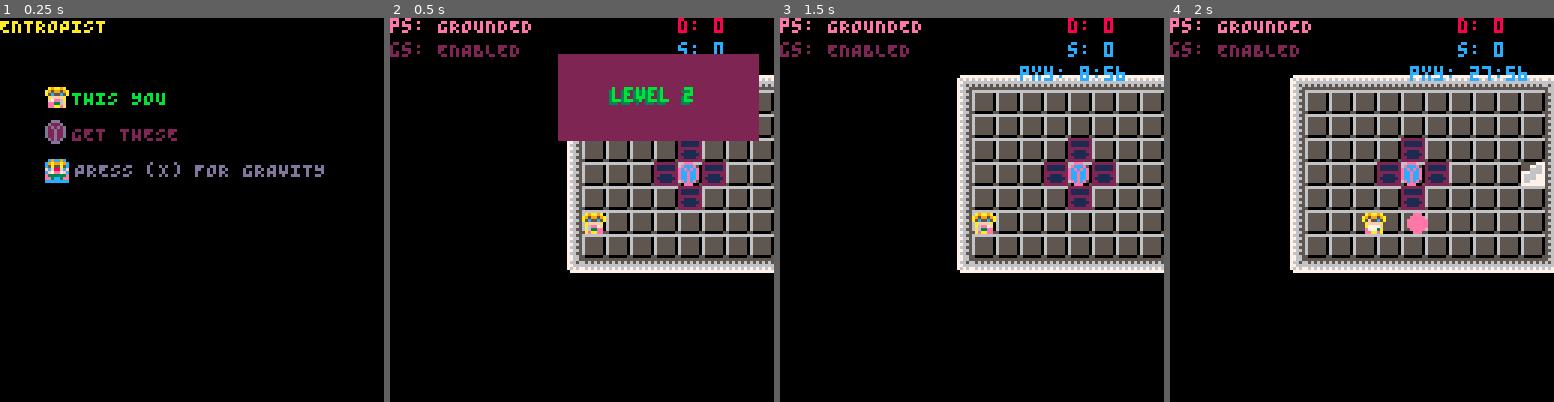
Above: before the commit, frames 1-4 (left to right).
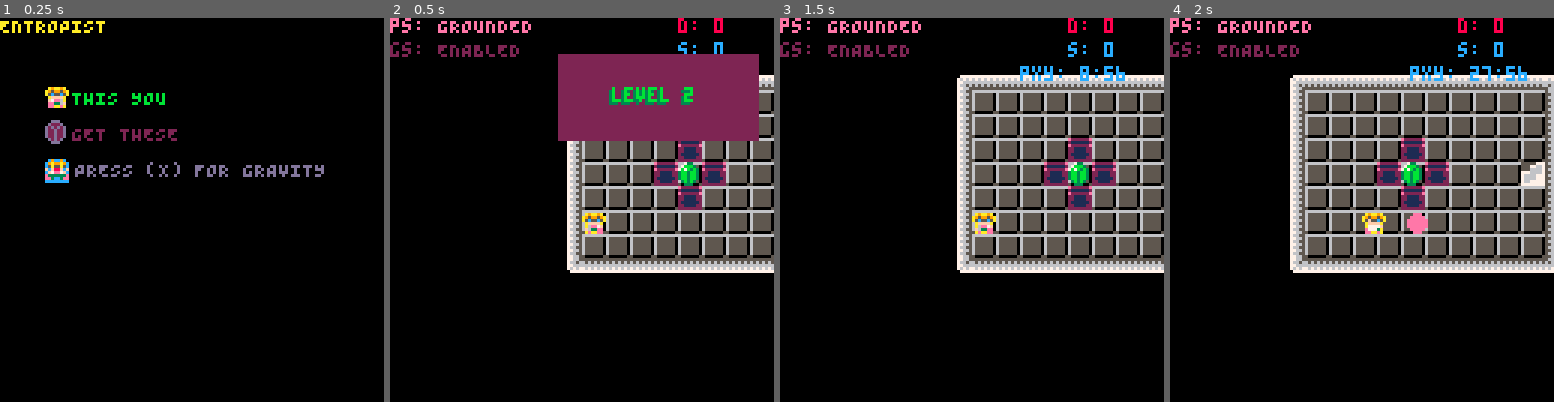
Above: after the commit, the same moments.

Repository: kitasuna/pico8-ttuor
Game: PICO-8 cartridge main.p8
Two runs of this game, one before a commit and one after it. Both use one fixed random seed, a clock stepped at 60 frames per second and the inputs below.
Inputs:
- Up to frame 1 (0.25 s): no input
- Up to frame 2 (0.5 s): tap X (X key) at 0.33 s
- Up to frame 3 (1.5 s): tap O (Z key) at 0.7 s; tap X (X key) at 1.07 s
- Up to frame 4 (2 s): hold Right from 1.6 s (still down); tap O (Z key) at 1.7 s; tap X (X key) at 1.85 s

Frame 1 is identical in both runs. In frame 2, 0.6% of the frame differs, in the area x 68-88%, y 32-47%; in frame 3, 0.6%, in the area x 68-88%, y 31-47%; in frame 4, 0.6%.

Commit message:
Remove unused event

Diff:
--- a/entity.lua
+++ b/entity.lua
@@ -24,12 +24,6 @@
 
   ent_man.handle_player_item_collision = function(payload)
       del(ent_man.ents, payload.entity)
-  end
-
-  ent_man.handle_ent_grav_collision = function(payload)
-    if fget(payload.entity.num, FLAG_ABSORBED_BY_GRAV) == true then
-      del(ent_man.ents, payload.entity)
-    end
   end
 
   ent_man.handle_level_init = function(payload)
--- a/grav.lua
+++ b/grav.lua
@@ -1,32 +1,13 @@
 function new_gravity_manager()
   local gm = {
-    gravities = {},
     projectiles = {},
     gbeam = nil,
     state = "ENABLED",
   }
 
   gm.reset = function()
-    gm.gravities = {}
-  end
-
-  -- Used to check for obstacle / gravity collision
-  gm.check_collision = function(obs)
-    for k, g in pairs(gm.gravities) do
-      if collides(obs, g) then
-        return true
-      end
-    end
-    return false
-  end
-
-  -- String -> { entity: Entity, grav: Gravity }
-  gm.handle_ent_grav_collision = function(payload)
-    for k, g in pairs(gm.gravities) do
-      if g == payload.grav then
-        -- g.grow()
-      end
-    end
+    gm.projectiles = {}
+    gm.gbeam = nil
   end
 
   -- String -> { projectile: Projectile }
@@ -35,9 +16,6 @@
   end
 
   gm.handle_player_death = function(payload)
-    for k, g in pairs(gm.gravities) do
-      del(gm.gravities, g)
-    end
     for k, g in pairs(gm.projectiles) do
       del(gm.projectiles, g)
     end
@@ -101,13 +79,6 @@
   end
 
   gm.update = function(level)
-    for k, g in pairs(gm.gravities) do
-      g.update()
-      if g.state == "DEAD" then
-        del(gm.gravities, g)
-      end
-    end
-
     if gm.gbeam != nil then
       gm.gbeam.update()
     end
--- a/main.p8
+++ b/main.p8
@@ -73,10 +73,6 @@
     ent.draw()
   end)
 
-  foreach(grav_man.gravities, function(grav)
-    grav.draw()
-  end)
-
   if grav_man.gbeam != nil then
     grav_man.gbeam.draw()
   end
@@ -147,12 +143,6 @@
         qm.ae("BEAM_PLAYER_COLLISION", { entity=ent })
       end
 
-      for j, grav in pairs(grav_man.gravities) do
-        if collides(grav, ent) then
-          qm.ae("ENTITY_GRAV_COLLISION", { entity=ent, grav=grav })
-        end
-      end
-
       for j, ent_inner in pairs(ent_man.ents) do
         if ent_inner.type == ENT_BEAM and ent.type == ENT_BOX and collides(ent, ent_inner) then
           qm.ae("BEAM_BOX_COLLISION", { box=ent, beam=ent_inner })
@@ -198,7 +188,6 @@
   qm.ats({
     "BUTTON",
     "FUEL_COLLISION",
-    "ENTITY_GRAV_COLLISION",
     "PROJ_PLAYER_COLLISION",
     "BEAM_BOX_COLLISION",
     "BEAM_PLAYER_COLLISION",
@@ -243,7 +232,6 @@
 
   -- Set up our entity manager
   ent_man = new_entity_manager()
-  qm.as("ENTITY_GRAV_COLLISION", ent_man.handle_ent_grav_collision)
   qm.as("BEAM_BOX_COLLISION", ent_man.handle_beam_box_collision)
   qm.as("BEAM_ITEM_COLLISION", ent_man.handle_beam_item_collision)
   qm.as("GBEAM_REMOVED", ent_man.handle_gbeam_removed)
@@ -256,7 +244,6 @@
   grav_man = new_gravity_manager()
   -- Gravity subscriptions
   qm.as("BUTTON", grav_man.handle_button)
-  qm.as("ENTITY_GRAV_COLLISION", grav_man.handle_ent_grav_collision)
   qm.as("PROJ_PLAYER_COLLISION", grav_man.handle_proj_player_collision)
   qm.as("PLAYER_DEATH", grav_man.handle_player_death)
   qm.as("ENTITY_REACHES_TARGET", grav_man.handle_entity_reaches_target)
@@ -359,18 +346,18 @@
 007007000f7337f00a6ee7f00f7ee6a000a7f3a00f777ea00a7777f00f7777f00f7777a00f7777a00ee33ee00ee33ee00f6777a0606777fa0ee337f6af777606
 000000000a7337a00f633ee00ee336f000a777a00a7773e00e7773a00a7777a00ee777f00a777ee00ee33ee00ee33ee06ee777a000ae7eea0ee336a0aee7ea00
 000000000eeaaee00aeaaee00eeaaea000eeaee00aeaaee00eeaaea00eeaaee00eeaaea00aeaaee00aaaaaa00aaaaaa006eaa00006aeeaa00aaaae600aaeea60
-0c9cc9c00c9ca9a00a9ac9c000000000000000000000000000000000000000000000000055555777000000000000000000eee000000d2d0000ddd00000ddd000
-c9a99a9cc9a99c9ca9c99a9a0000000000000000000000000000000000000000000000005557766700000000000000000eccce002000200d0d222d000d222d00
-c5a55a5ca5c55a5ac5a55c5c000000000000000000000000000000000000000000000000555666670000000000000000ececece0d2000000d2d2d2d0d2d2d2d0
-fcf88fcffaf88fcffcf88faf0000000000000000000000000000000000000000000c0000777666670000000000000000eccecce002202020d22d22d0d22d22d0
-cf7ee7fccf7ee7faaf7ee7fc000000000000000000000000000000000000000000000000766667770000000000000000eccecce00dd00220d22d22d0d22d22d0
-e333333ee333333ee333333e000000000000000000000000000000000000000000000000766667770000000000000000eccecce002000220d22d22d0d22d22d0
-ee3cc3eeee3aa3eeee3aa3ee0000000000000000000000000000000000000000000000007667777700000000000000000ecece000d0d020d0d2d2d000d2d2d00
-ccccccccacacacaccacacaca00000000000000000000000000000000000000000000000077777777000000000000000000eee00000000d0000ddd00000ddd000
-00ddd00000ddd00000ddd00000ddd000000000000000e000000e000000777700007777000077770000e7e7002222222200000000000000000000000000000000
+0c9cc9c00c9ca9a00a9ac9c000000000000000000000000000000000000000000000000055555777000000000000000000733000000d2d000077700000ddd000
+c9a99a9cc9a99c9ca9c99a9a00000000000000000000000000000000000000000000000055577667000000000000000007bbb3002000200d078887000d222d00
+c5a55a5ca5c55a5ac5a55c5c0000000000000000000000000000000000000000000000005556666700000000000000007b7b3b30d200000078787870d2d2d2d0
+fcf88fcffaf88fcffcf88faf0000000000000000000000000000000000000000000c00007776666700000000000000003bb3bb300220202078878870d22d22d0
+cf7ee7fccf7ee7faaf7ee7fc0000000000000000000000000000000000000000000000007666677700000000000000003bb3bb300dd0022078878870d22d22d0
+e333333ee333333ee333333e0000000000000000000000000000000000000000000000007666677700000000000000003bb3bb300200022078878870d22d22d0
+ee3cc3eeee3aa3eeee3aa3ee00000000000000000000000000000000000000000000000076677777000000000000000003b3b3000d0d020d078787000d2d2d00
+ccccccccacacacaccacacaca0000000000000000000000000000000000000000000000007777777700000000000000000033300000000d000077700000ddd000
+00ddd00000ddd00000ddd00000ddd000000000000000e000000e000000777700007777000077770000e7e700e222222e00000000000000000000000000000000
 0d222d000d222d000d222d000d222d000000000007777e700777e770072e227007e222700e222270072e22702111111200000000000000000000000000000000
-d2d2d2d0d2d2d2d0d2d2d2d0d2d2d2d0000000007211e127721e1127e2e11127721e1127e711117007e1117e2111111200000000000000000000000000000000
-d22d22d0d22d22d0d22d22d0d22d22d00000000072111e27721e1e277e11112772e111e70e111e700e1111702222222200000000000000000000000000000000
+d2d2d2d0d2d2d2d0d2d2d2d0d2d2d2d0000000007211e127721e1127e2e11127721e1127e711117007e1117ee222222e00000000000000000000000000000000
+d22d22d0d22d22d0d22d22d0d22d22d00000000072111e27721e1e277e11112772e111e70e111e700e1111702211112200000000000000000000000000000000
 d22d22d0d22d22d0d22d22d0d22d22d000000000721e112772111e27721111277e111e2e0e11e1e007e11e7e2211112200000000000000000000000000000000
 d22d22d0d22d22d0d22d22d0d22d22d00000000072e111277211e1277211e1eee2111e2707e1117e071e11e02111111200000000000000000000000000000000
 0d2d2d000d2d2d000d2d2d000d2d2d0000000000077e77700777e770072e2e70072222e00e2222e007222e702211112200000000000000000000000000000000
